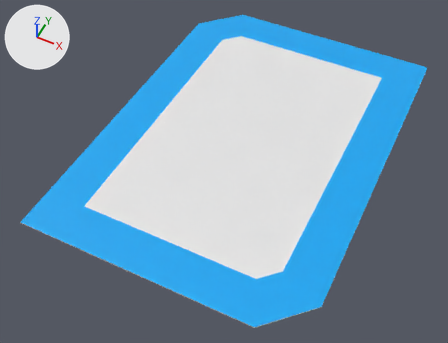
One commit to the Blender file Assets/Thaumaturgy/Capturllection/Capturllection Card.blend: the scene before it, then after it.
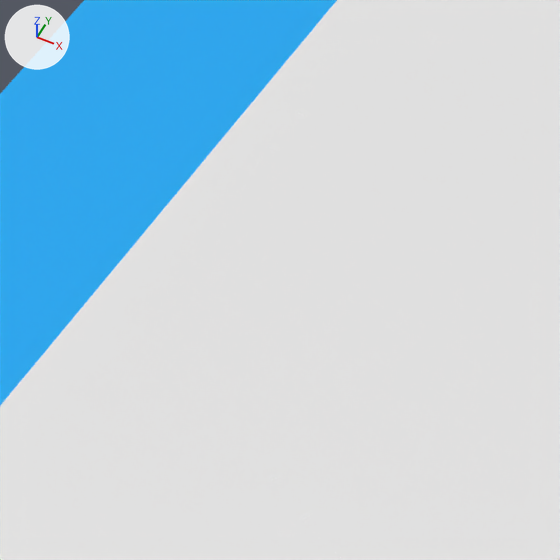
Each version appears first whole from a 50 mm camera at (0.0418, -0.096, 0.1044) aimed at (-0.0022, -0.0081, -0.0056), and next in a close-up on the part from 28% to 49% of the width and 26% to 53% of the height. The lights are fixed; the arrows at upper left show +X, +Y and +Z.
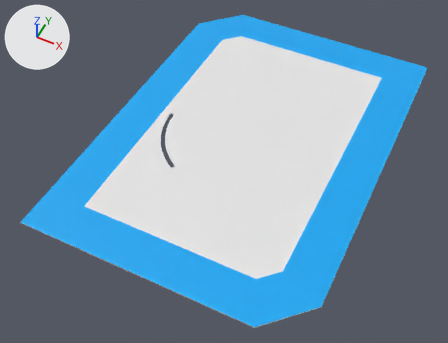
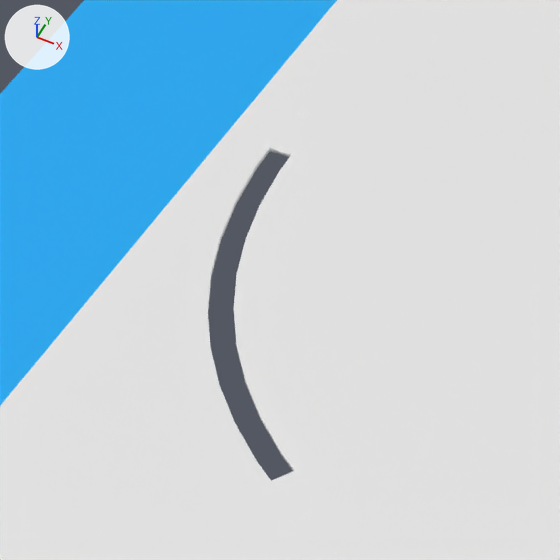
The newer file adds a shape key; the second version is drawn at full value of the shape key 'Key 2' of 'Cube.002', and the change is written as the vertex moves it makes.

Where the change shows, as pixel boxes [x1, y1, x2, y2] in the close-ups (560 x 560 px; the box of a moved part takes in the faces that stretch with it):
```json
{"part": 1, "of": "me_cube_003", "change": "moved or reshaped", "before": [245, 383, 295, 481], "on screen": "not visible afterwards"}
{"part": 2, "of": "me_cube_003", "change": "moved or reshaped", "before": [245, 148, 291, 236], "on screen": "not visible afterwards"}
{"part": 3, "of": "me_cube_003", "change": "moved or reshaped", "before": [208, 150, 269, 477], "on screen": "not visible afterwards"}
```

The change, as JSON lines over the scene's bpy script:
```json
{"block": "me_cube_003", "where": "me_cube_003.from_pydata(...)  # 4123 vertices, 2198 faces; spans x -0.0318..0.0318, y -0.0444..0.0444, z -0.0001..0.0001"}
{"block": "me_cube_003", "where": "# used by ob_cube_002; location = (0.0, 0.0, 0.0)"}
{"block": "me_cube_003", "change": "me_cube_003 part 1: the loose piece of 21 vertices spanning x -0.0145..-0.0106, y -0.0169..-0.013, z -0.0001..0.0001 is turned 0 degrees about the z axis through the mesh origin and scaled by 0"}
{"block": "me_cube_003", "change": "me_cube_003 part 2: the loose piece of 22 vertices spanning x -0.0202..-0.0185, y -0.0061..-0.0011, z -0.0001..0.0001 is turned 0 degrees about the z axis through the mesh origin and scaled by 0"}
{"block": "me_cube_003", "change": "me_cube_003 part 3: the loose piece of 92 vertices spanning x -0.0202..-0.0111, y -0.0169..-0.0012, z -0.0001..0.0001 is turned 0 degrees about the z axis through the mesh origin and scaled by 0"}
```
